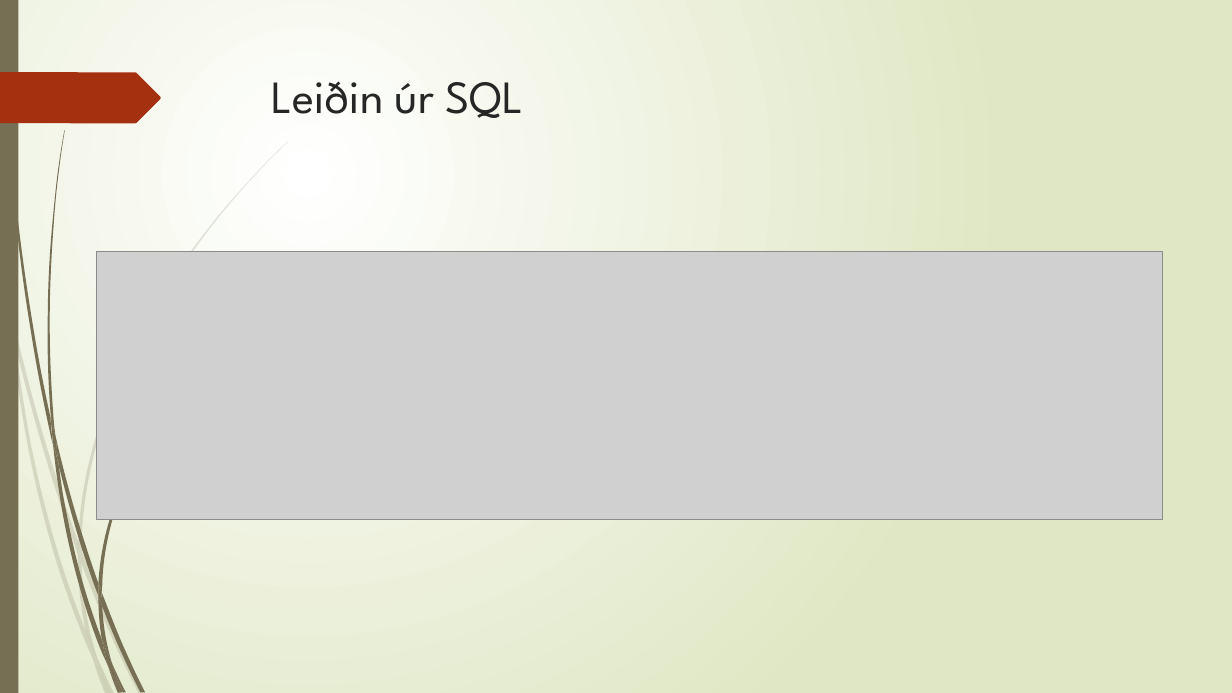
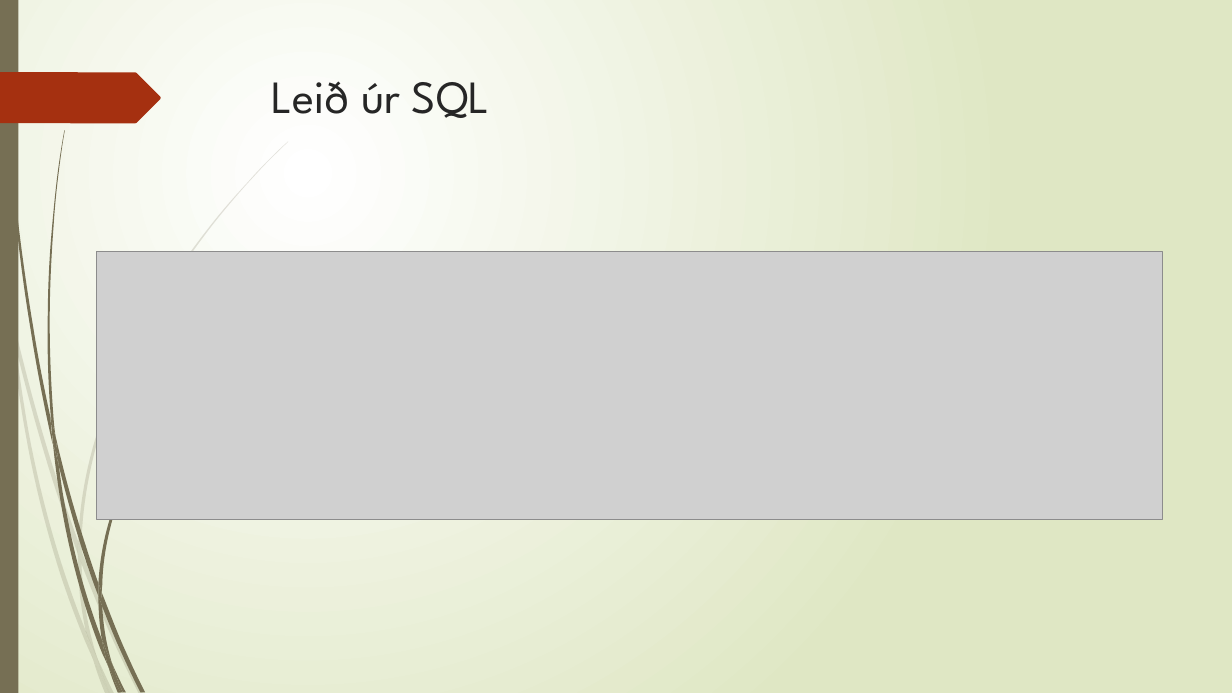
Before and after one commit to thortom/T-316-GAVI, a slide deck: slide 4 of Verkefni3/kynning/Kynning.pptx. Drawn at 1232x693 pixels with LibreOffice and Linux fonts; fonts in the diff are those of the drawing; grey boxes stand for pictures. Boxes give left, top, right and bottom in pixels: in the first picture for what was removed or moved away, otherwise in the second. Text is boxed around its words. In the diff, an @@ line names an element or a change of style, - is before the commit and + after.

```diff
--- a/Verkefni3/kynning/Kynning.pptx
+++ b/Verkefni3/kynning/Kynning.pptx
@@ title at (271, 81, 490, 118): text changed @@
-Leiðin úr SQL
+Leið úr SQL
```
Also in this commit, not shown: 2 slides removed.
